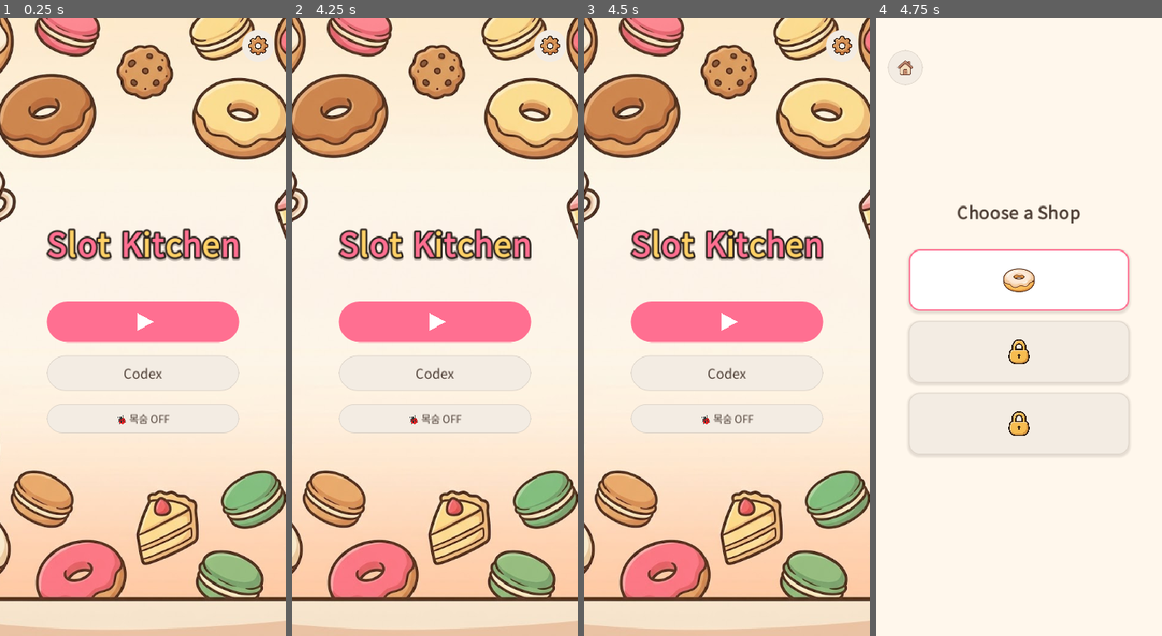
Above: before the commit, frames 1-4 (left to right).
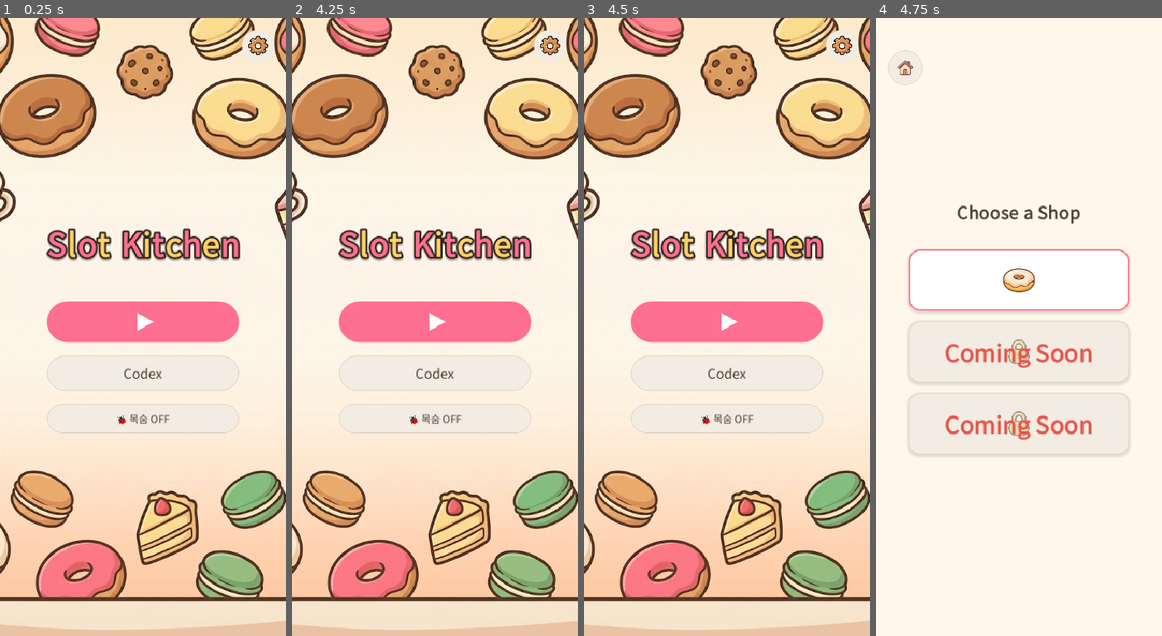
Above: after the commit, the same moments.

Repository: yellyB/game-slot-kitchen
Game: Godot game, scene res://scenes/Main.tscn
Same seed, same stepped clock (60 frames per second), same inputs: the game is played once before the commit and once after it. Sound files missing from this copy of the repository are replaced by a short silence.
Inputs (mouse positions are in pixels of both pictures, inside the frame that each line leads up to):
- Up to frame 1 (0.25 s): no input
- Up to frame 2 (4.25 s): tap Enter at 0.5 s; move the mouse to (420, 450) at 0.52 s; hold W 0.53-1.25 s; tap Q at 0.6 s; click (420, 450) at 0.67 s; tap Space at 0.77 s; click (323, 48) at 1.25 s; drag from (520, 419) to (420, 450) at 2.02 s; move the mouse to (349, 234) at 2.77 s; hold A 2.78-3.5 s; tap R at 2.85 s; drag from (449, 327) to (349, 234) at 3.52 s
- Up to frame 3 (4.5 s): move the mouse to (684, 172) at 4.27 s; hold S from 4.28 s (still down); tap Z at 4.35 s
- Up to frame 4 (4.75 s): keep holding S; tap Space at 4.52 s

Frames 1-3 are identical in both runs. In frame 4, 1.8% of the frame differs, in the area x 24-76%, y 52-69%.

Commit message:
shop-select: 잠금 가게에 흐린 자물쇠 위 "Coming Soon"(빨강 32) 오버레이
Co-Authored-By: Claude Opus 4.8 (1M context) <noreply@anthropic.com>

Diff:
--- a/scripts/shop_select.gd
+++ b/scripts/shop_select.gd
@@ -54,7 +54,7 @@
 	add_child(back)
 
 
-## 가게 카드 — 해금=탭 가능(핑크 테두리), 잠금=회색+🔒+"준비중".
+## 가게 카드 — 해금=탭 가능(핑크 테두리), 잠금=회색+흐린🔒+"Coming Soon".
 func _card(id: String) -> Button:
 	var unlocked := Shops.is_unlocked(id)
 	var b := Button.new()
@@ -69,7 +69,12 @@
 	b.add_child(cc)
 
 	if not unlocked:
-		cc.add_child(UI.ui_icon("slot_lock", 34))
+		var lock := UI.ui_icon("slot_lock", 34)
+		lock.modulate.a = 0.4
+		cc.add_child(lock)
+		var soon := UI.label("Coming Soon", 32, Palette.DANGER, true)
+		soon.horizontal_alignment = HORIZONTAL_ALIGNMENT_CENTER
+		cc.add_child(soon)
 		return b
 
 	b.add_theme_stylebox_override("normal", UI.card(Palette.WHITE, Palette.MAIN, 2))
